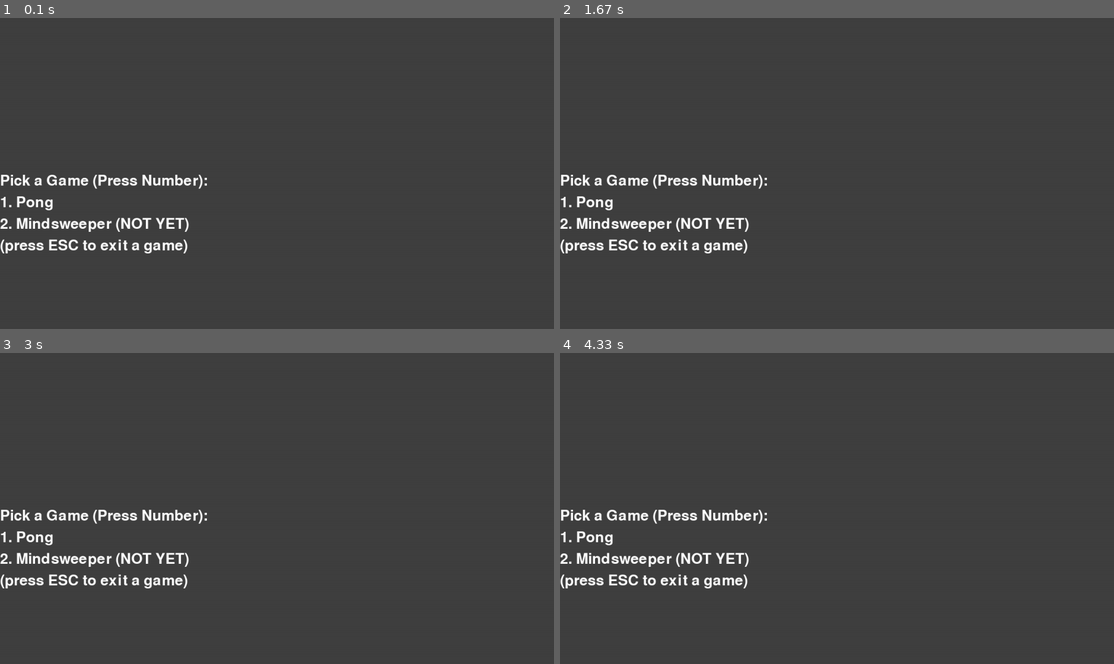
Above: before the commit, frames 1-4 (two rows, left to right).
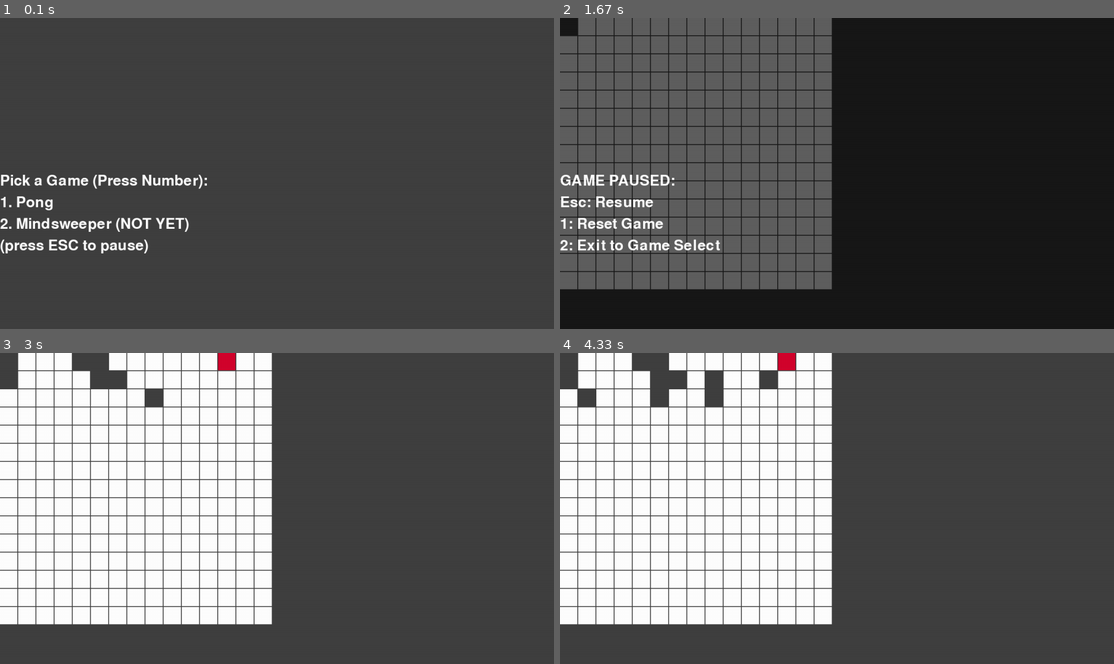
Above: after the commit, the same moments.

Repository: CCSWEC/PygameProject
Game: pygame game, started from game.py
Same seed, same stepped clock (60 frames per second), same inputs: the game is played once before the commit and once after it.
Inputs (mouse positions are in pixels of both pictures, inside the frame that each line leads up to):
- Up to frame 1 (0.1 s): no input
- Up to frame 2 (1.67 s): hold 2 0.33-0.8 s; hold Up 0.33-0.8 s; hold Esc 0.83-1.3 s; hold Up 0.83-1.3 s; press the mouse at (571, 27) at 1.37 s; move the mouse to (654, 157) at 1.47 s; release the mouse at (742, 291) at 1.6 s
- Up to frame 3 (3 s): hold Esc 1.67-2.13 s; press the mouse at (116, 377) at 2.2 s; move the mouse to (293, 474) at 2.3 s; release the mouse at (470, 570) at 2.43 s; press the mouse at (227, 362) at 2.53 s; move the mouse to (232, 421) at 2.63 s; release the mouse at (243, 480) at 2.77 s; press the mouse at (155, 396) at 2.87 s; move the mouse to (132, 511) at 2.97 s
- Up to frame 4 (4.33 s): release the mouse at (670, 623) at 3.1 s; press the mouse at (715, 377) at 3.2 s; move the mouse to (764, 499) at 3.3 s; release the mouse at (814, 617) at 3.43 s; press the mouse at (659, 396) at 3.53 s; move the mouse to (787, 440) at 3.63 s; release the mouse at (914, 480) at 3.77 s; press the mouse at (587, 396) at 3.87 s; move the mouse to (715, 502) at 3.97 s; release the mouse at (842, 608) at 4.1 s; press the mouse at (770, 377) at 4.2 s; move the mouse to (748, 390) at 4.3 s

The runs differ from the first frame. In frame 1, 0.3% of the frame differs, in the area x 18-34%, y 71-76%; in frame 2, 96%, in the area x 0-100%, y 0-100%; in frame 3, 39%; in frame 4, 38%.

Commit message:
Minesweeper, Drawing, Loading, and Pausing
* added pause menu
* polished minesweeper a little
* Streamlined game loading and unloading to make adding games easier
* optimized drawing (removed redundant window assignments)

Diff:
--- a/Minesweeper/cel.py
+++ b/Minesweeper/cel.py
@@ -9,6 +9,9 @@
 class CelState(Enum):
     Normal = 1
     Mine = 2
+
+# Cel clear effect constants
+MINE_CLEAR_WAIT_TIME = 3
 
 # Colors
 WHITE = (255, 255, 255)
@@ -22,21 +25,28 @@
     COLOR = WHITE
 
     def __init__(self, x, y, width):
+        self.clearWaitTime = MINE_CLEAR_WAIT_TIME
         self.state = CelState.Normal
         self.gridPosition = gridPosition(x=x, y=y)
         self.adjacentMines = 0
         self.hidden = True
+        self.clearCascading = False
         self.flagged = False
         self.x = (width + 2) * x
         self.y = (width + 2) * y
         self.width = width
         self.height = width
 
+    def update(self, mineArray):
+        self.clearWaitTime -= 1
+        if (self.clearWaitTime <= 0):
+            self.clear(mineArray)
+
     def draw(self, window):
         pygame.draw.rect(window, self.COLOR, self)
 
     def clear(self, mineArray):
-        if (self.flagged): return
+        if (self.flagged or not self.hidden): return
 
         self.hidden = False
         if self.state == CelState.Mine:
@@ -47,15 +57,15 @@
         for y in [-1, 1]:
             if (self.gridPosition.y + y == -1 or self.gridPosition.y + y == len(mineArray)): continue
             mine = mineArray[self.gridPosition.y + y][self.gridPosition.x]
-            if (mine.adjacentMines == 0 and mine.hidden):
-                mine.clear(mineArray)
+            if (mine.adjacentMines == 0 and mine.hidden and not mine.clearCascading):
+                mine.clearCascading = True
             mineArray[self.gridPosition.y + y][self.gridPosition.x] = mine
 
         for x in [-1, 1]:
             if (self.gridPosition.x + x == -1 or self.gridPosition.x + x == len(mineArray[0])): continue
             mine = mineArray[self.gridPosition.y][self.gridPosition.x + x]
-            if (mine.adjacentMines == 0 and mine.hidden):
-                mine.clear(mineArray)
+            if (mine.adjacentMines == 0 and mine.hidden and not mine.clearCascading):
+                mine.clearCascading = True
             mineArray[self.gridPosition.y][self.gridPosition.x + x] = mine
 
     def setCelNumber(self, mineArray):
--- a/Minesweeper/minesweeperGame.py
+++ b/Minesweeper/minesweeperGame.py
@@ -13,6 +13,7 @@
 class MinesweeperGame:
     # Main function
     def __init__(self):
+        self.caption = 'Minesweeper'
         self.running = True
         self.mineArray = []
         self.setMines()
@@ -49,13 +50,18 @@
 
         # Game loop
     def main(self):
-        pass
+        for col in self.mineArray:
+            for mine in col:
+                if (mine.clearCascading):
+                    mine.update(self.mineArray)
 
     def event(self, event):
        leftMouse, _, rightMouse = pygame.mouse.get_pressed()
        for col in self.mineArray:
             for mine in col:
-                if (event.type == pygame.MOUSEBUTTONDOWN and mine.collidepoint(pygame.mouse.get_pos())):
+                if (event.type == pygame.MOUSEBUTTONDOWN
+                    and mine.collidepoint(pygame.mouse.get_pos())
+                    and not mine.clearCascading):
                     if leftMouse:
                         mine.clear(self.mineArray)
                     elif rightMouse:
--- a/game.py
+++ b/game.py
@@ -24,9 +24,20 @@
 RED = (210, 4, 45)
 
 FONT = pygame.font.Font(None, 50)
+
 # Setup screen
 WINDOW = pygame.display.set_mode((WIDTH, HEIGHT))
 pygame.display.set_caption('Choose a Game!')
+
+# Setup Pause Effect
+PAUSE_DARKEN = pygame.Surface((WIDTH, HEIGHT), pygame.SRCALPHA)
+PAUSE_DARKEN.fill((0, 0, 0, 160))
+
+# Setup Game List
+GAME_LIST = {
+    pygame.K_1: PongGame,
+    pygame.K_2: MinesweeperGame
+} # Add games to list as: [key that selects the game: the class of the game to load]
 
 # Initialize fps
 FPS = 60
@@ -36,8 +47,16 @@
     window.fill(DARK_GREY)
     if (game):
         game.draw(window)
+
+        if (not game.running):
+            window.blit(PAUSE_DARKEN, (0, 0))
+            selectText = "GAME PAUSED:\nEsc: Resume\n1: Reset Game\n2: Exit to Game Select"
+            lines = selectText.splitlines()
+            for line in range(len(lines)):
+                text = FONT.render(lines[line], True, WHITE)
+                window.blit(text, (0, HEIGHT/2+50*line, WIDTH, HEIGHT/2-50*line))
     else:
-        selectText = "Pick a Game (Press Number):\n1. Pong\n2. Mindsweeper (NOT YET)\n(press ESC to exit a game)"
+        selectText = "Pick a Game (Press Number):\n1. Pong\n2. Mindsweeper (NOT YET)\n(press ESC to pause)"
         lines = selectText.splitlines()
         for line in range(len(lines)):
             text = FONT.render(lines[line], True, WHITE)
@@ -50,12 +69,11 @@
     running = True
     clock = pygame.time.Clock()
     game = None
-    # Make Paddles and put them in a list
 
     # Game loop
     while running:
         draw(WINDOW, game)
-        if (game):
+        if (game and game.running):
             game.main()
 
         clock.tick(FPS)
@@ -66,17 +84,25 @@
             if (game):
                 game.event(event)
                 if event.type == pygame.KEYDOWN:
-                    if event.key == pygame.K_ESCAPE:
-                        game = None
-                        pygame.display.set_caption('Choose a Game!')
+                    if (game.running):
+                        if event.key == pygame.K_ESCAPE:
+                            game.running = False
+                            pygame.display.set_caption('Game Paused!')
+                    else:
+                        if event.key == pygame.K_ESCAPE:
+                            game.running = True
+                            pygame.display.set_caption(game.caption)
+                        if (event.key == pygame.K_1):
+                            game = type(game)()
+                            break
+                        if (event.key == pygame.K_2):
+                            game = None
+                            pygame.display.set_caption('Choose a Game!')
             else:
                 if event.type == pygame.KEYDOWN:
-                    if event.key == pygame.K_1:
-                        game = PongGame(WINDOW)
-                        pygame.display.set_caption('Pong')
-                    if event.key == pygame.K_2:
-                        game = MinesweeperGame()
-                        pygame.display.set_caption('Minesweeper')
+                    if event.key in GAME_LIST:
+                        game = GAME_LIST[event.key]()
+                        pygame.display.set_caption(game.caption) # set the window caption for the game in its class file
     pygame.quit()
 
 # Calling main
--- a/pong/PongGame.py
+++ b/pong/PongGame.py
@@ -24,7 +24,8 @@
 class PongGame:
 
     # Main function
-    def __init__(self, window):
+    def __init__(self):
+        self.caption = 'Pong'
         self.running = True
 
         # Make Paddles and put them in a list
@@ -34,7 +35,7 @@
 
         self.balls = [] # Initialize ball array
 
-        self.scoreboard = ScoreBoard(window, WIDTH, HEIGHT)
+        self.scoreboard = ScoreBoard(WIDTH, HEIGHT)
 
     # Function for drawing on the screen
     def draw(self, window):
@@ -47,7 +48,7 @@
         for ball in self.balls:
             ball.draw(window)
 
-        self.scoreboard.draw()
+        self.scoreboard.draw(window)
 
         # Game loop
     def main(self):
--- a/pong/ScoreBoard.py
+++ b/pong/ScoreBoard.py
@@ -10,8 +10,7 @@
 class ScoreBoard:
     COLOR = WHITE
 
-    def __init__(self, window, width, height):
-        self.window = window
+    def __init__(self, width, height):
         self.width = width
         self.height = height
         self.font = pygame.font.Font(None, 150)
@@ -29,12 +28,12 @@
         elif player == 2:
             self.player2_score += 1
 
-    def draw(self):
+    def draw(self, window):
         p1_text = self.font.render(str(self.player1_score), True, WHITE)
         p2_text = self.font.render(str(self.player2_score), True, WHITE)
 
         p1_rect = p1_text.get_rect(center=(self.width // 2 - 100, 50))
         p2_rect = p2_text.get_rect(center=(self.width // 2 + 100, 50))
 
-        self.window.blit(p1_text, p1_rect)
-        self.window.blit(p2_text, p2_rect)
+        window.blit(p1_text, p1_rect)
+        window.blit(p2_text, p2_rect)
